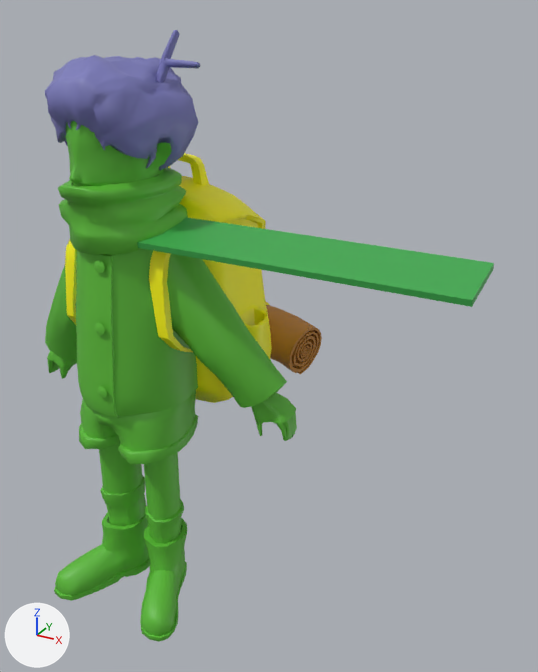
The FBX model Lottie/ArnionTextureFBX.fbx as it was, and as the next commit left it.
The view is the same before and after, from a 50 mm camera at (0.622, -0.734, 0.828) aimed at (0.157, 0.111, 0.405). The lights are fixed; the arrows at lower left show +X, +Y and +Z. Where no turn or scale is listed for an object, it has been applied to the vertices.

Script lines for the objects in view, before the commit:
```python
me_mesh_001 = bpy.data.meshes.new('Mesh.001')
me_mesh_001.from_pydata(...)  # 70 vertices, 136 faces; spans x -0.0365..0.0345, y -0.0126..0.0177, z -0.0337..0.0481
me_mesh_001.materials.append(mat_hair2)  # blue #7b7bbc
me_mesh_003 = bpy.data.meshes.new('Mesh.003')
me_mesh_003.from_pydata(...)  # 1242 vertices, 2480 faces; spans x -0.168..0.168, y -0.038..0.037, z -0.062..0.047
me_mesh_003.materials.append(mat_blanket)  # orange #bc7f32
me_mesh_005 = bpy.data.meshes.new('Mesh.005')
me_mesh_005.from_pydata(...)  # 140 vertices, 138 faces; spans x -0.229..0.229, y -0.041..0.041, z -0.011..0.011
me_mesh_005.materials.append(mat_standardsurface1)  # green #3daa4c
ob_blanket_rollup = bpy.data.objects.new('Blanket_Rollup', me_mesh_003)
ob_blanket_rollup.location = (0.0, 0.238, 0.348)
ob_scarf_animated = bpy.data.objects.new('Scarf_Animated', me_mesh_005)
ob_scarf_animated.location = (0.238, 0.0, 0.571)
ob_stick = bpy.data.objects.new('Stick', me_mesh_001)
ob_stick.location = (0.072, 0.032, 0.757)
# also in view: 'Hair1' at (-0.001, 0.01, 0.706); 'Bod' at (0.0, -0.005, 0.38); 'Bag_Model' at (0.0, 0.131, 0.458)
```
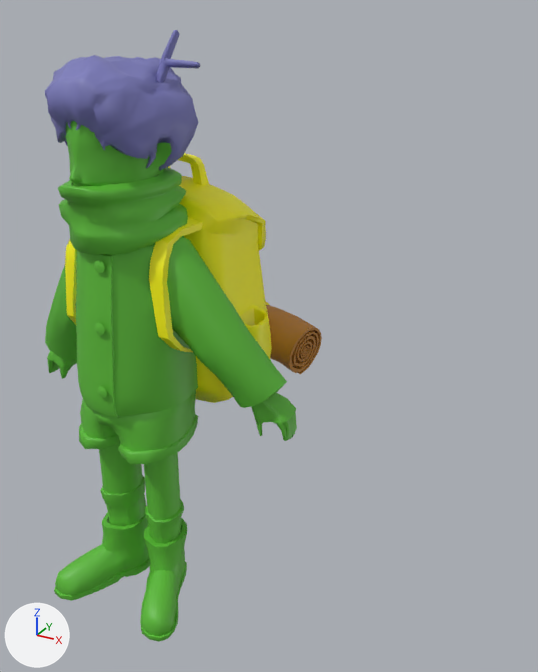
Boxes (x1, y1, x2, y2) around the edits, measured in the pictures (538 x 672 px):
'Scarf_Animated', deleted (green): before (137, 217, 494, 307)

What changed in the scene script:
```text
Remove ob_scarf_animated:
    ob_scarf_animated = bpy.data.objects.new('Scarf_Animated', me_mesh_005)
    ob_scarf_animated.location = (0.238, 0.0, 0.571)
```
